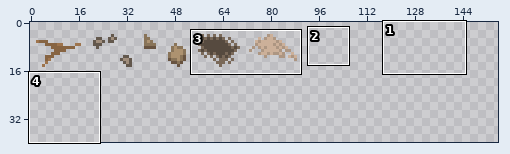
Sprite sheet, stored at res/Themes/Temple/Textures.png. The picture above shows the old version from afar; the outline marks the close-up.
Close-up. Before the commit:
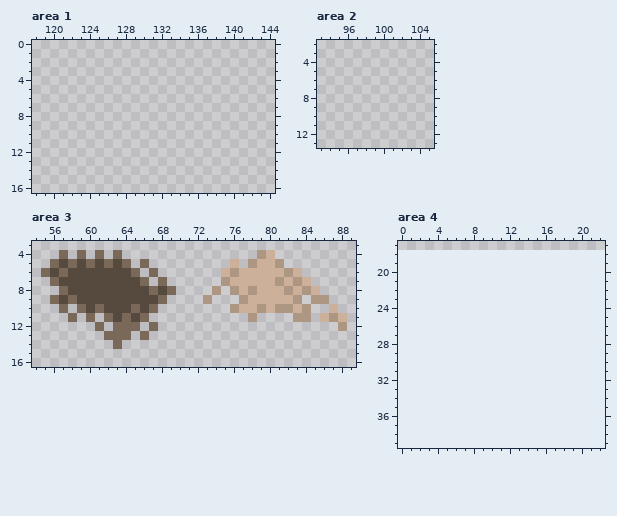
The file is 180x18 pixels. Colours within 5 levels of each other are drawn and written as one. Shown: area 1: x 118..144, y 0..16; area 2: x 93..105, y 2..13; area 3: x 54..89, y 3..16; area 4: x 0..22, y 17..39. The old version is drawn lined up with the new one, on the new canvas. The wide view leaves out empty margins. The commit also changed other parts of the picture, which this record leaves out.
And afterwards:
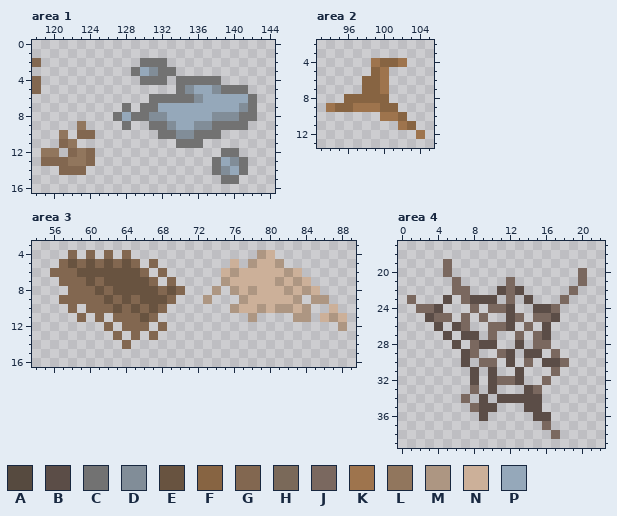
Palette (. is transparent): A #564a3f  B #5b4d47  C #727272  D #818d98  E #685340  F #876442  G #826750  H #7a6959  J #7a685f  K #9e744d  L #91765d  M #ad9682  N #ccb099  P #95a8ba
The exact change:
canvas 180x18 -> 180x40
Changed rows in their new state; - is an unchanged pixel.
Area 1:
first column x 118:
 2 G-----------CCC----------
 3 -----------CPDCC---------
 4 G-----------CCC-CCCCC----
 5 G---------------CDPPDCCC-
 6 -------------CCCCCDPPPPPC
 7 ----------C-CCPPPPPPPPPDC
 8 ---------CPCCDDPPPPPDDDCC
 9 -----L----C--CCDPPDDCCCC-
10 ---L-GG-------CCDDCCC----
11 ---GL-----------CCC------
12 -LL-GLG--------------CC--
13 -GGGLLG-------------CPDC-
14 ---GGG--------------CDPC-
15 ---------------------CC--
Area 2:
first column x 94:
 4 -----KFFK--
 5 -----FK----
 6 ----FFK----
 7 ----FFK----
 8 --FFFFF----
 9 KFFKKKFF---
10 ------KKF--
11 --------KF-
12 ----------K
Area 3:
first column x 55:
 4 --.G.G.G.G------
 5 -.GEGEGEGEG.G---
 6 .GGGEEEEEEEG.G--
 7 -.GGGEGEEEEEG.G-
 8 --.GGGEGEEEEEGEG
 9 -.GGGGGEGEGEEEG-
10 --.G.GGGEGEGEG--
11 ---.G.G.GGGEG---
12 ------.G.GGG.G--
13 -------.G.G.G---
14 --------.G------
Area 4:
first column x 1:
19 ----J---------------
20 ----J--------------J
21 -----J-----J-------J
22 -----JJ---BJB-----J-
23 J---B-JBBB-J-B---J--
24 -JJB---J-JJB--BBJ---
25 --BJJ-J-J--BJ-JJB---
26 ---B-BJ--JJB-J-B----
27 ----B-BB-J--J-JB----
28 -----B-JBB--B-JJ----
29 ------BJ--JB-BB-J---
30 ------B-JJ-B-J-BBJ--
31 -------B-B--B---J---
32 -------B-BJJB--J----
33 -------J-B---BJ-----
34 ------J-B-BBBBB-----
35 -------JBB---BB-----
36 --------B-----BB----
37 ---------------J----
38 ----------------J---
Where, in picture pixels (left, top, right, bottom), the same in both close-ups:
added: (32, 58, 41, 94)
added: (41, 58, 257, 184)
added: (326, 58, 425, 139)
changed: (41, 250, 185, 349)
added: (407, 259, 587, 439)
